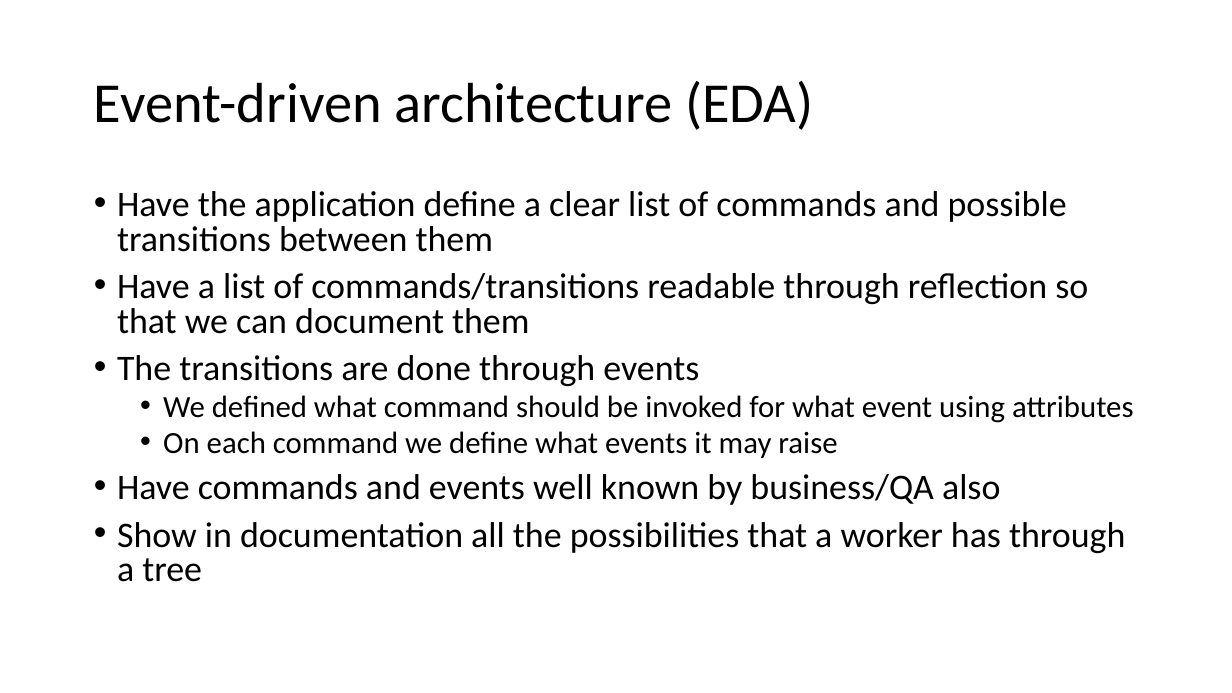
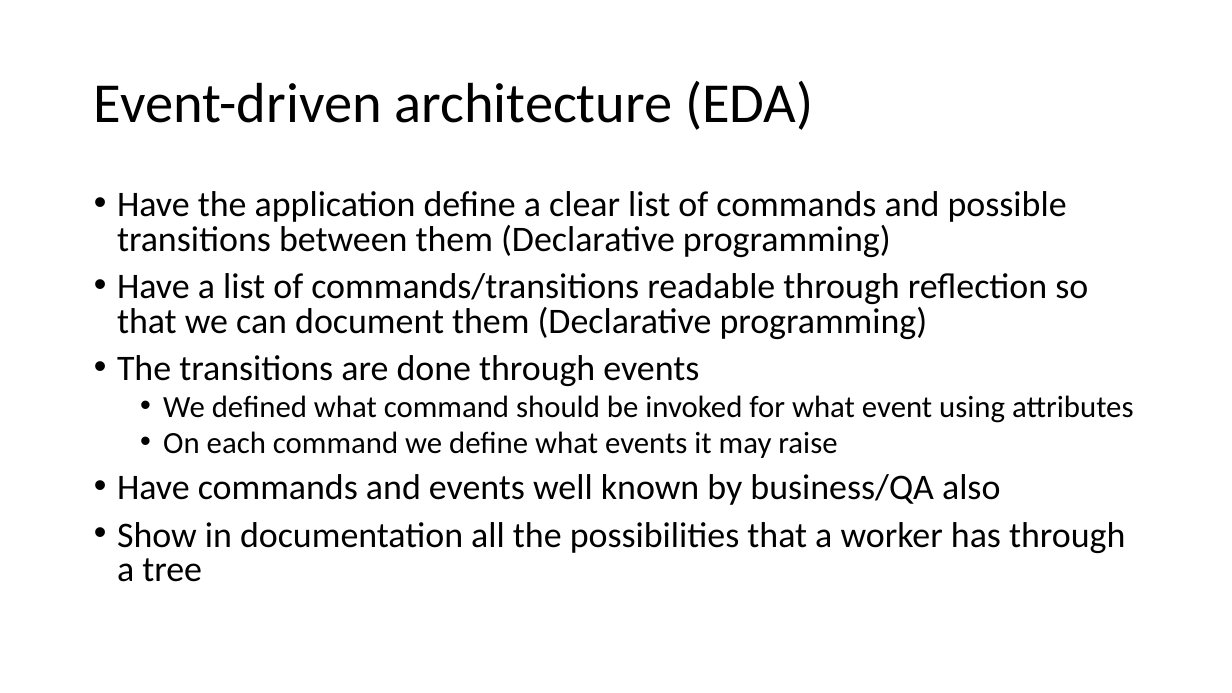
Before and after one commit to MihaiTheCoder/EventMadness, a slide deck: slide 14 of Reactive programming.pptx (slide 12 before the commit). Drawn at 1232x693 pixels with LibreOffice and Linux fonts; fonts in the diff are those of the drawing. Boxes give left, top, right and bottom in pixels: in the first picture for what was removed or moved away, otherwise in the second. Text is boxed around its words. In the diff, an @@ line names an element or a change of style, - is before the commit and + after.

```diff
--- a/Reactive programming.pptx
+++ b/Reactive programming.pptx
@@ text at (117, 191, 1088, 339): text changed @@
-• Have the application define a clear list of commands and possible transitions between them
-• Have a list of commands/transitions readable through reflection so that we can document them
+• Have the application define a clear list of commands and possible transitions between them (Declarative programming)
+• Have a list of commands/transitions readable through reflection so that we can document them (Declarative programming)
```
Also in this commit, not shown: 5 other slides changed, 5 slides added, 1 other file.
